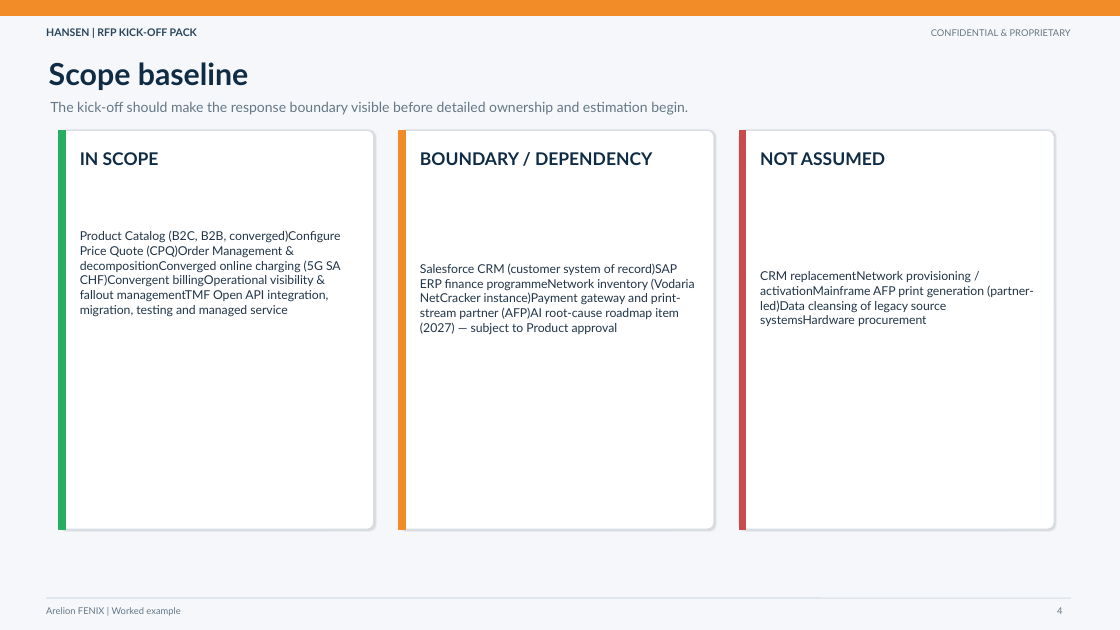
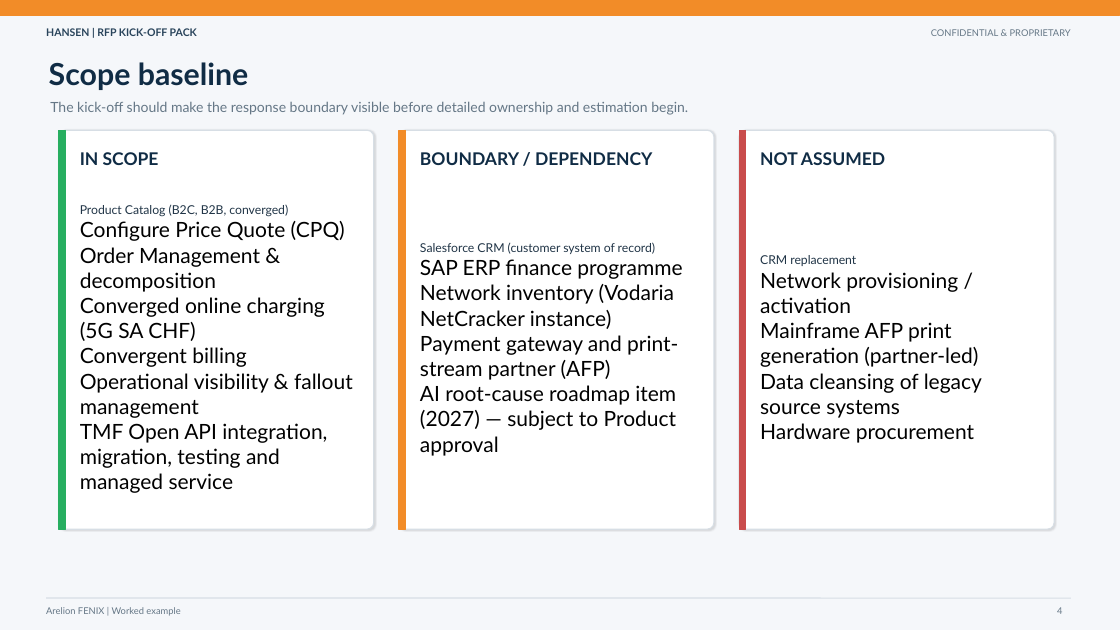
Before and after one commit to sbirchall01-creator/telco-rfp-command-center, a slide deck: slide 4 of public/downloads/Vodaria_RFx_Kickoff_Pack.pptx. Drawn at 1120x630 pixels with LibreOffice and Linux fonts; fonts in the diff are those of the drawing. Boxes give left, top, right and bottom in pixels: in the first picture for what was removed or moved away, otherwise in the second. Text is boxed around its words. In the diff, an @@ line names an element or a change of style, - is before the commit and + after.

```diff
--- a/public/downloads/Vodaria_RFx_Kickoff_Pack.pptx
+++ b/public/downloads/Vodaria_RFx_Kickoff_Pack.pptx
@@ text at (80,205,353,493): text changed; size 10.5 to 18 pt; text colour #213547 to #000000 @@
-Product Catalog (B2C, B2B, converged)Configure Price Quote (CPQ)Order Management & decompositionConverged online charging (5G SA CHF)Convergent billingOperational visibility & fallout managementTMF Open API integration, migration, testing and managed service
+Product Catalog (B2C, B2B, converged)
+Configure Price Quote (CPQ)
+Order Management & decomposition
+Converged online charging (5G SA CHF)
+Convergent billing
+Operational visibility & fallout management
+TMF Open API integration, migration, testing and managed service
@@ text at (420,242,682,456): text changed; size 10.5 to 18 pt; text colour #213547 to #000000 @@
-Salesforce CRM (customer system of record)SAP ERP finance programmeNetwork inventory (Vodaria NetCracker instance)Payment gateway and print-stream partner (AFP)AI root-cause roadmap item (2027) — subject to Product approval
+Salesforce CRM (customer system of record)
+SAP ERP finance programme
+Network inventory (Vodaria NetCracker instance)
+Payment gateway and print-stream partner (AFP)
+AI root-cause roadmap item (2027) — subject to Product approval
@@ text at (760,255,982,443): text changed; size 10.5 to 18 pt; text colour #213547 to #000000 @@
-CRM replacementNetwork provisioning / activationMainframe AFP print generation (partner-led)Data cleansing of legacy source systemsHardware procurement
+CRM replacement
+Network provisioning / activation
+Mainframe AFP print generation (partner-led)
+Data cleansing of legacy source systems
+Hardware procurement
```
Also in this commit, not shown: 2 other slides changed, 2 other files.
